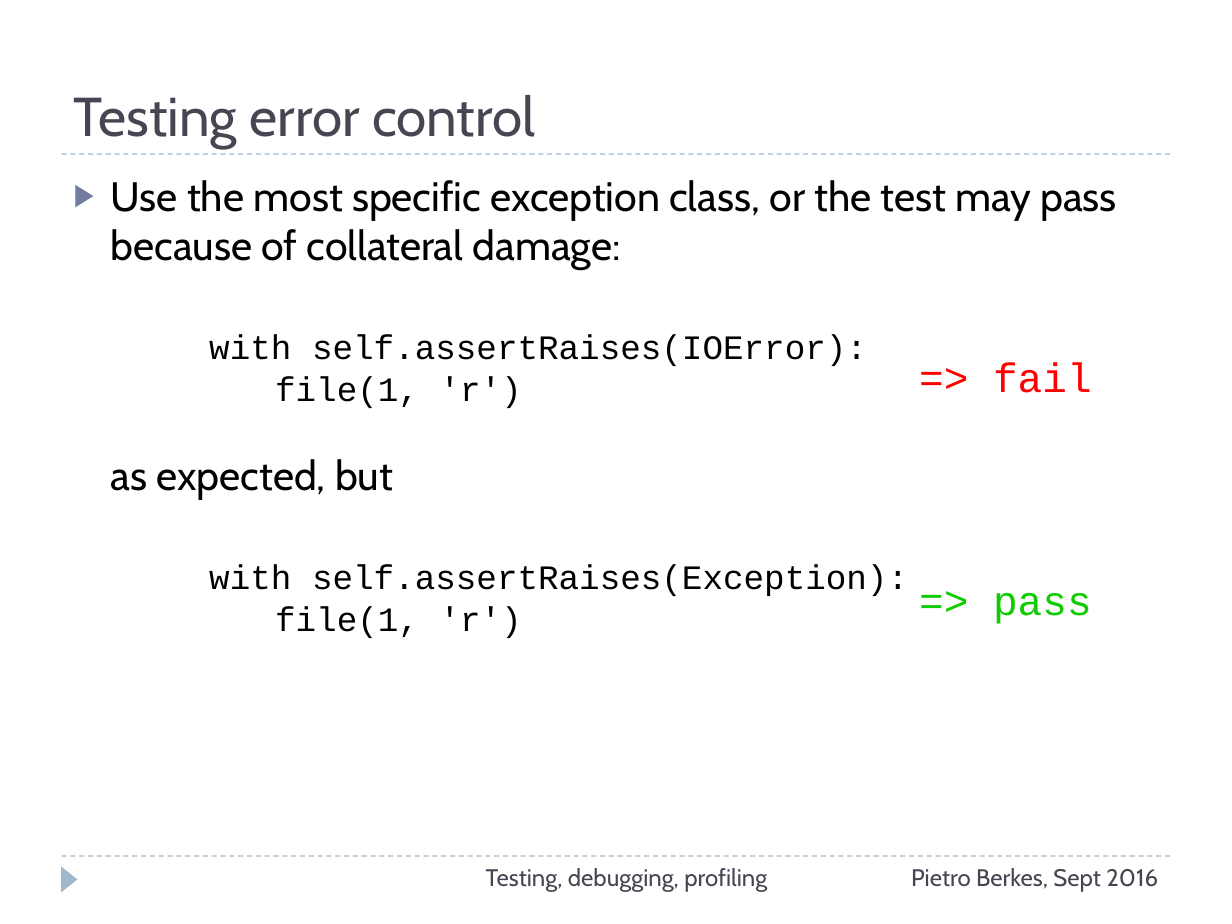
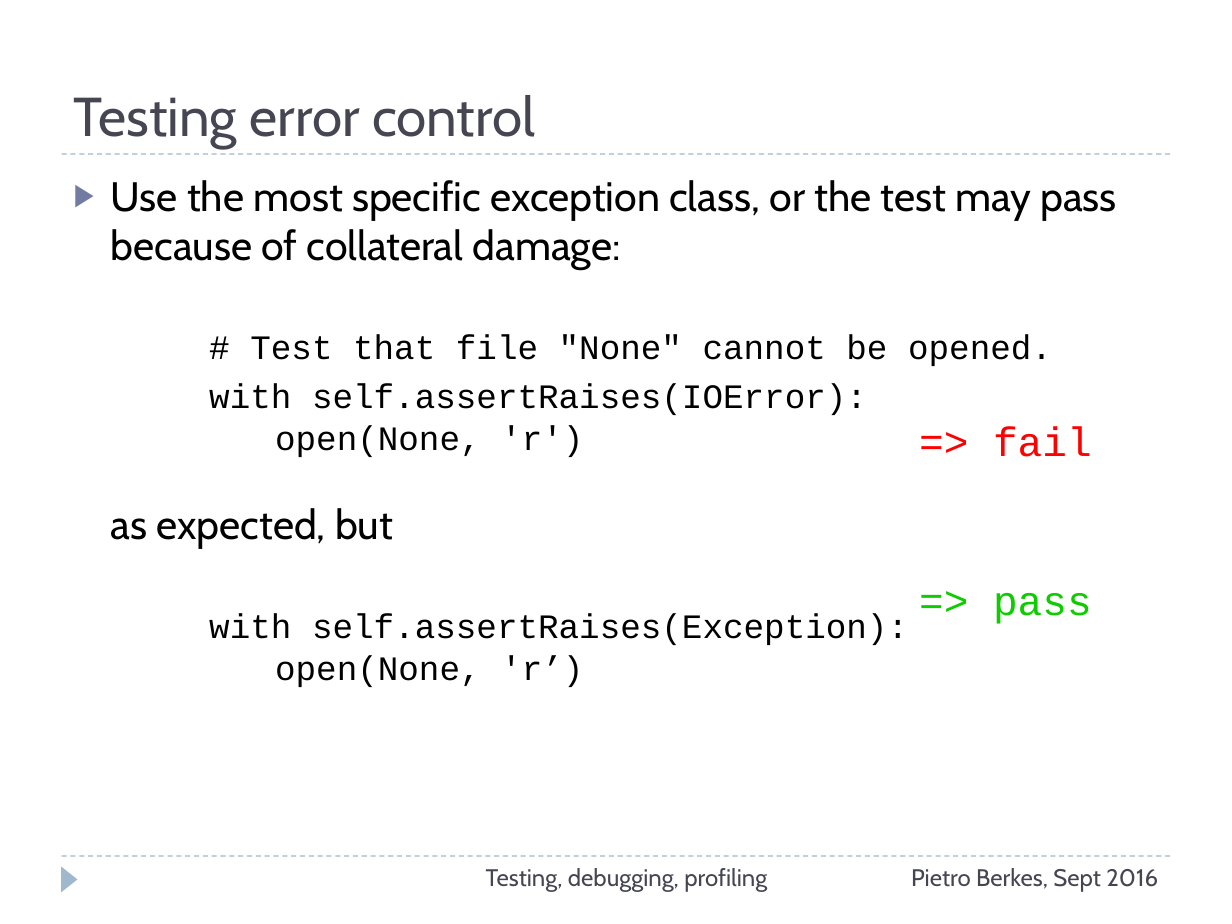
Before and after one commit to ASPP/testing_debugging_profiling, a slide deck: slide 31 of testing-debugging-profiling.pptx (slide 33 before the commit). Drawn at 1232x924 pixels with LibreOffice and Linux fonts; fonts in the diff are those of the drawing. Boxes give left, top, right and bottom in pixels: in the first picture for what was removed or moved away, otherwise in the second. Text is boxed around its words. In the diff, an @@ line names an element or a change of style, - is before the commit and + after.

```diff
--- a/testing-debugging-profiling.pptx
+++ b/testing-debugging-profiling.pptx
@@ text at (x1=111, y1=180, x2=1117, y2=687): text changed; size 24 to 20 pt; font Cabin to Courier New @@
-▶ Use the most specific exception class, or the test may pass because of collateral damage:
-  with self.assertRaises(IOError):
-  file(1, 'r')
-  as expected, but
-  with self.assertRaises(Exception):
-  file(1, 'r')
+▶ Use the most specific exception class, or the test may pass because of collateral damage:
+  # Test that file "None" cannot be opened.
+  with self.assertRaises(IOError):
+  open(None, 'r')
+  as expected, but
+  with self.assertRaises(Exception):
+  open(None, 'r’)
@@ text "=> fail" moved from (x1=993, y1=363, x2=1092, y2=393) to (x1=993, y1=426, x2=1092, y2=457) @@
```
Also in this commit, not shown: 26 other slides changed, 2 slides added, 5 slides removed.
